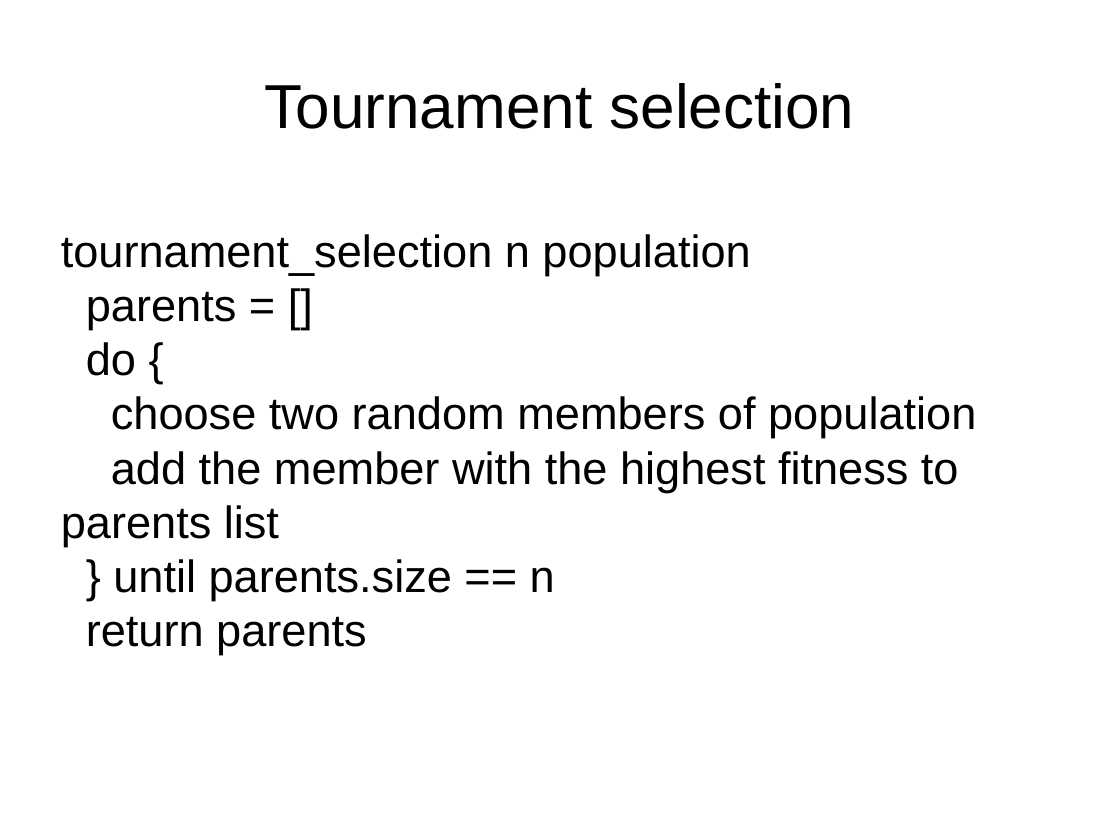
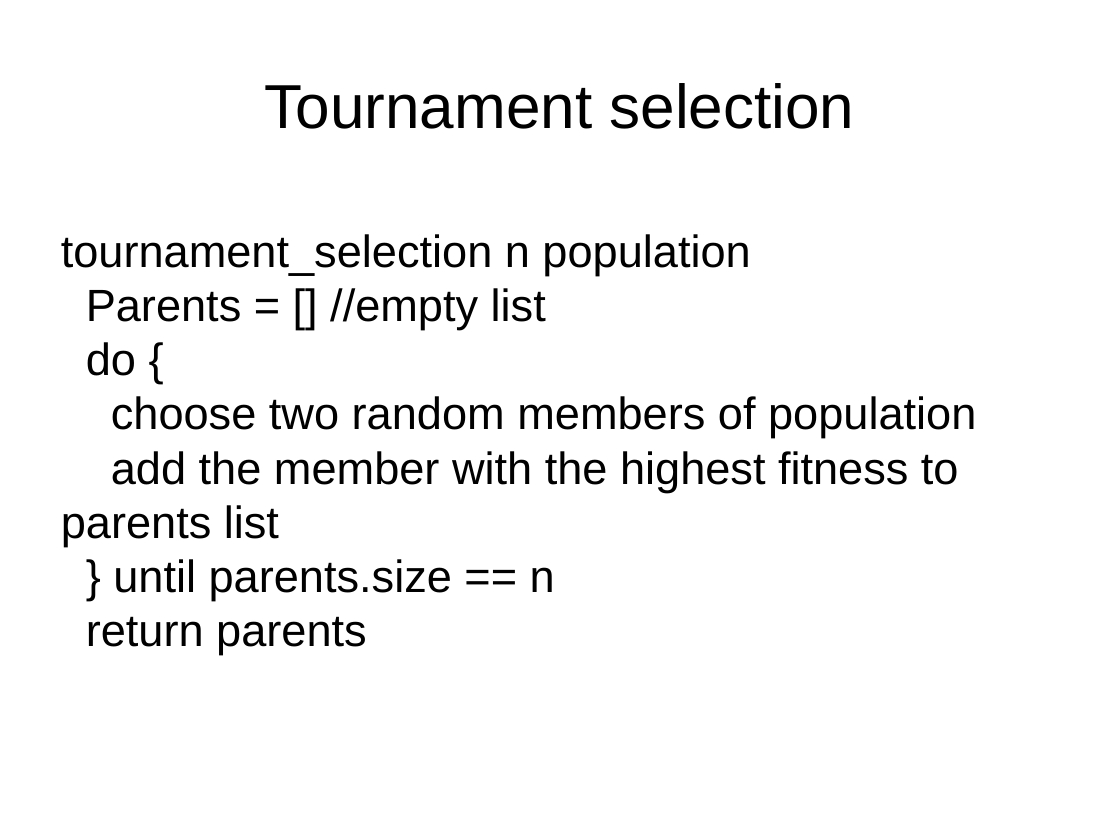
Before and after one commit to philtomson/OSBridge2012Talk, a slide deck: slide 14 of OSBridge2012.odp. Drawn at 1120x840 pixels with LibreOffice and Linux fonts; fonts in the diff are those of the drawing. Boxes give left, top, right and bottom in pixels: in the first picture for what was removed or moved away, otherwise in the second. Text is boxed around its words. In the diff, an @@ line names an element or a change of style, - is before the commit and + after.

```diff
--- a/OSBridge2012.odp
+++ b/OSBridge2012.odp
@@ text at [86, 288, 546, 330]: text changed @@
-parents = []
+Parents = [] //empty list
```
Also in this commit, not shown: 2 other slides changed, 1 other file.
